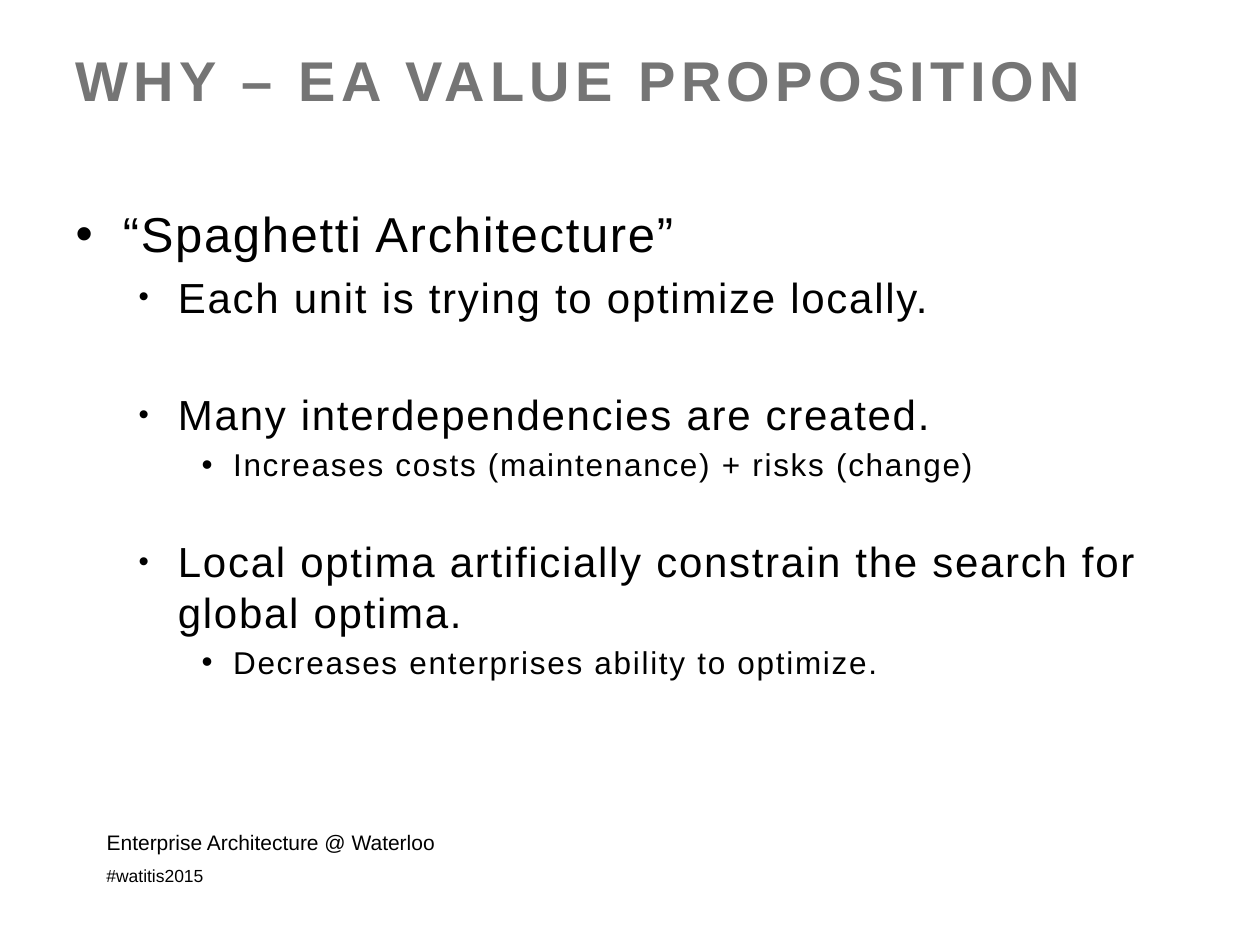
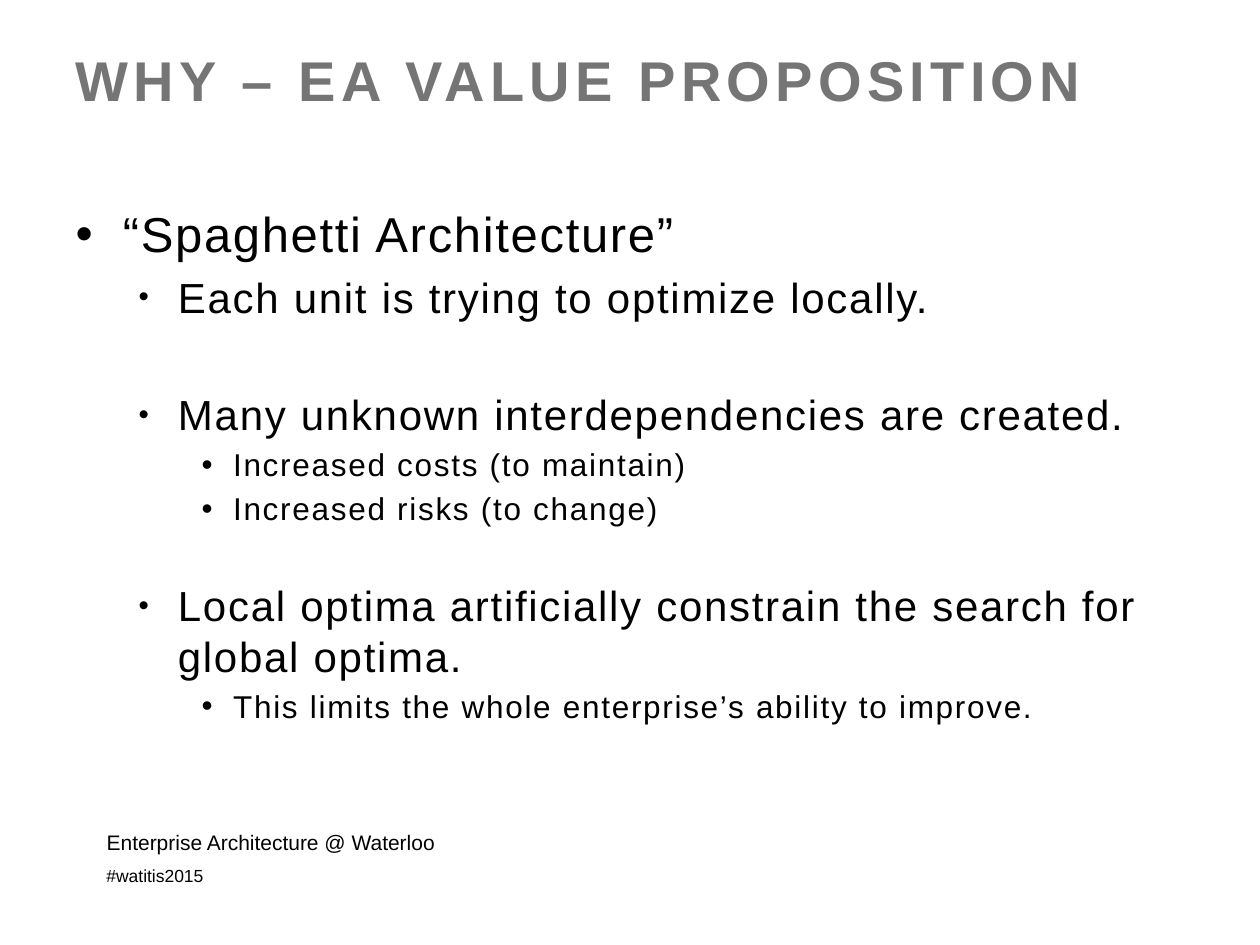
Before and after one commit to colinbellCA/presentation-istea-watitis2015, a slide deck: slide 14 of ISTEA-WatITis2015.pptx (slide 11 before the commit). Drawn at 1260x945 pixels with LibreOffice and Linux fonts; fonts in the diff are those of the drawing; background and template pictures are left out. Boxes give left, top, right and bottom in pixels: in the first picture for what was removed or moved away, otherwise in the second. Text is boxed around its words. In the diff, an @@ line names an element or a change of style, - is before the commit and + after.

```diff
--- a/ISTEA-WatITis2015.pptx
+++ b/ISTEA-WatITis2015.pptx
@@ text at bbox=[178, 399, 1123, 526]: text changed @@
-  • Many interdependencies are created.
-    • Increases costs (maintenance) + risks (change)
+  • Many unknown interdependencies are created.
+    • Increased costs (to maintain)
+    • Increased risks (to change)
@@ text at bbox=[233, 695, 1032, 724]: text changed @@
-    • Decreases enterprises ability to optimize.
+    • This limits the whole enterprise’s ability to improve.
```
Also in this commit, not shown: 9 other slides changed, 16 slides added, 3 other files.
